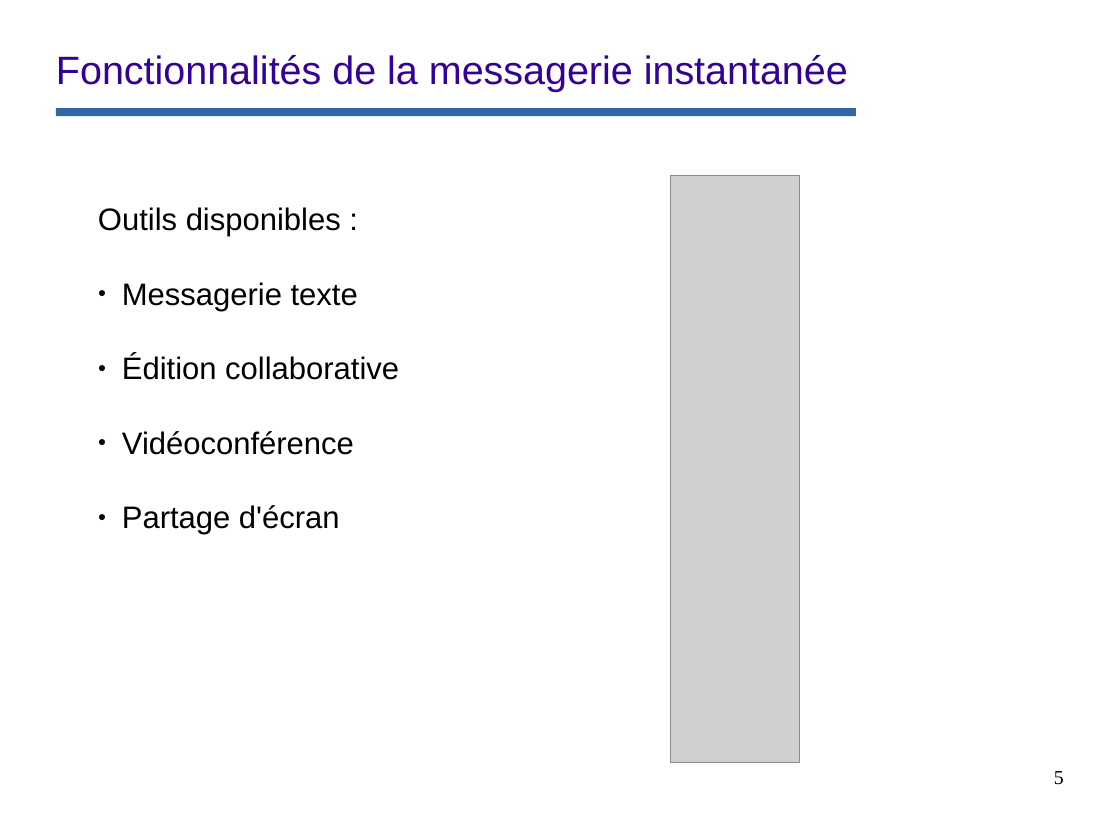
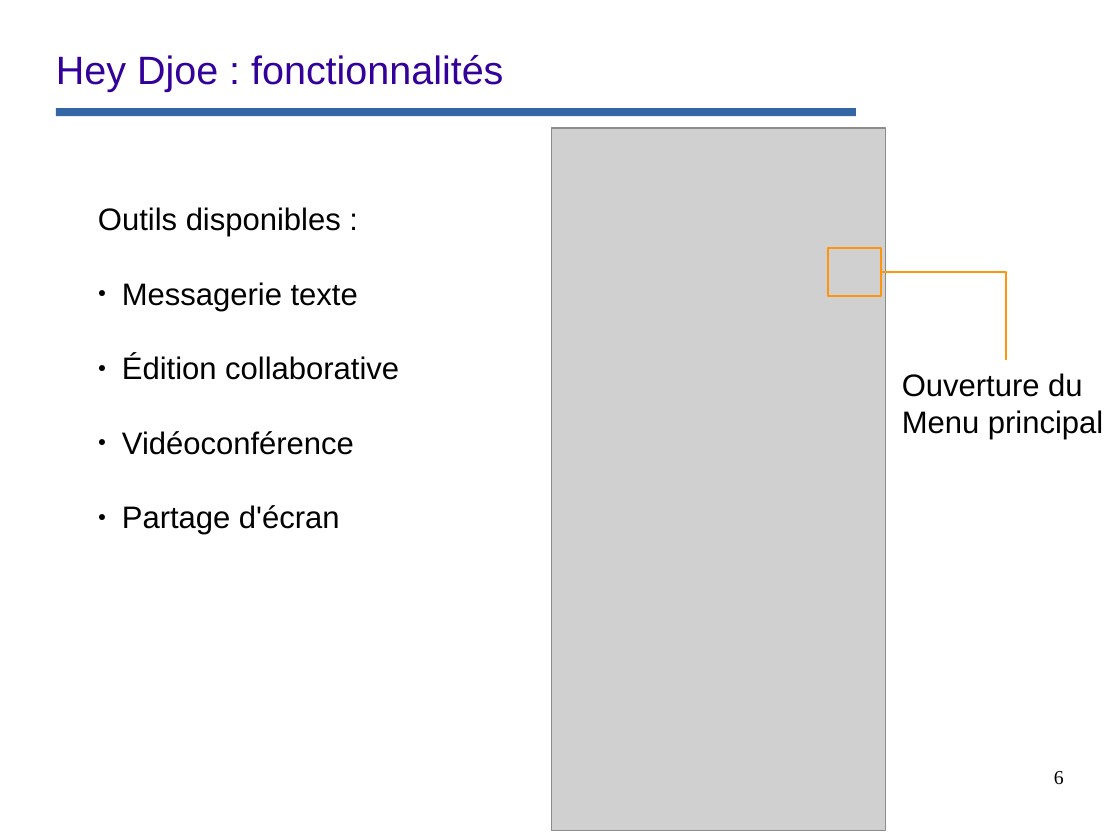
Before and after one commit to remipassmoilesel/heydjoe, a slide deck: slide 6 of opt/documentation/diapo-functionalities.odp (slide 5 before the commit). Drawn at 1120x840 pixels with LibreOffice and Linux fonts; fonts in the diff are those of the drawing; grey boxes stand for pictures; background and template pictures are left out. Boxes give left, top, right and bottom in pixels: in the first picture for what was removed or moved away, otherwise in the second. Text is boxed around its words. In the diff, an @@ line names an element or a change of style, - is before the commit and + after.

```diff
--- a/opt/documentation/diapo-functionalities.odp
+++ b/opt/documentation/diapo-functionalities.odp
@@ title at [56,55,503,92]: text changed @@
-Fonctionnalités de la messagerie instantanée
+Hey Djoe : fonctionnalités
@@ picture: place and size @@
-picture at [671,176,800,762]
+picture at [552,128,885,831]
@@ rectangle added at [828,248,882,296], outline #FF950E 1.42 pt @@
@@ elbow line added from (882, 272) to (1006, 360), #FF950E 1.42 pt @@
@@ text added at [902,373,1103,439], 22 pt, text #000000 @@
+Ouverture du
+Menu principal
@@ page number at [1054,771,1064,785]: text changed @@
-5
+6
```
Also in this commit, not shown: 5 other slides changed, 15 slides added, 11 slides removed, 15 other files.
